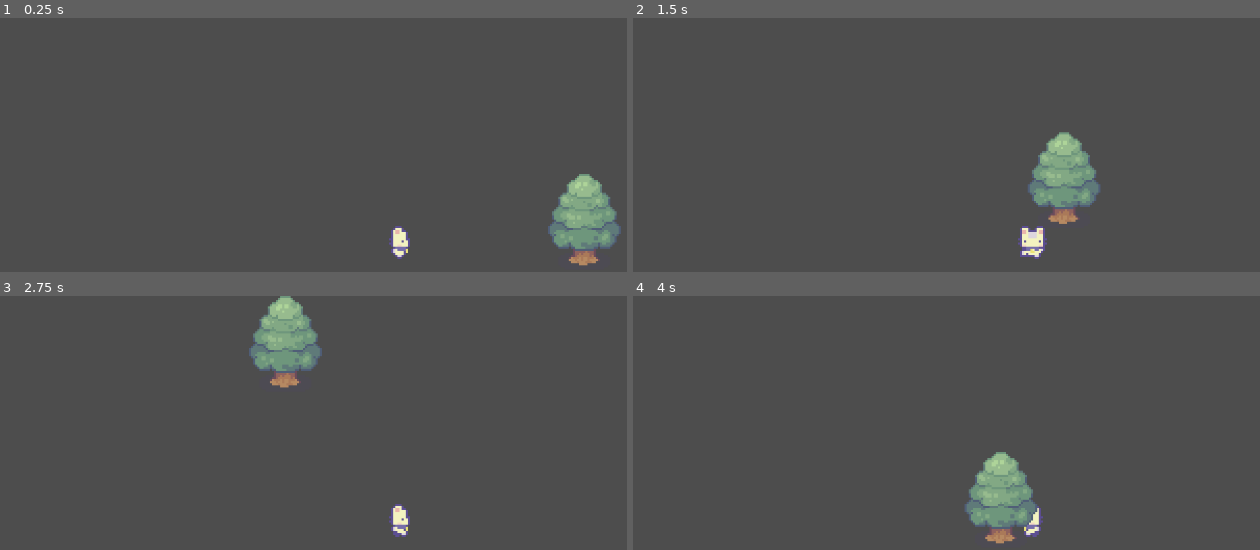
Above: before the commit, frames 1-4 (two rows, left to right).
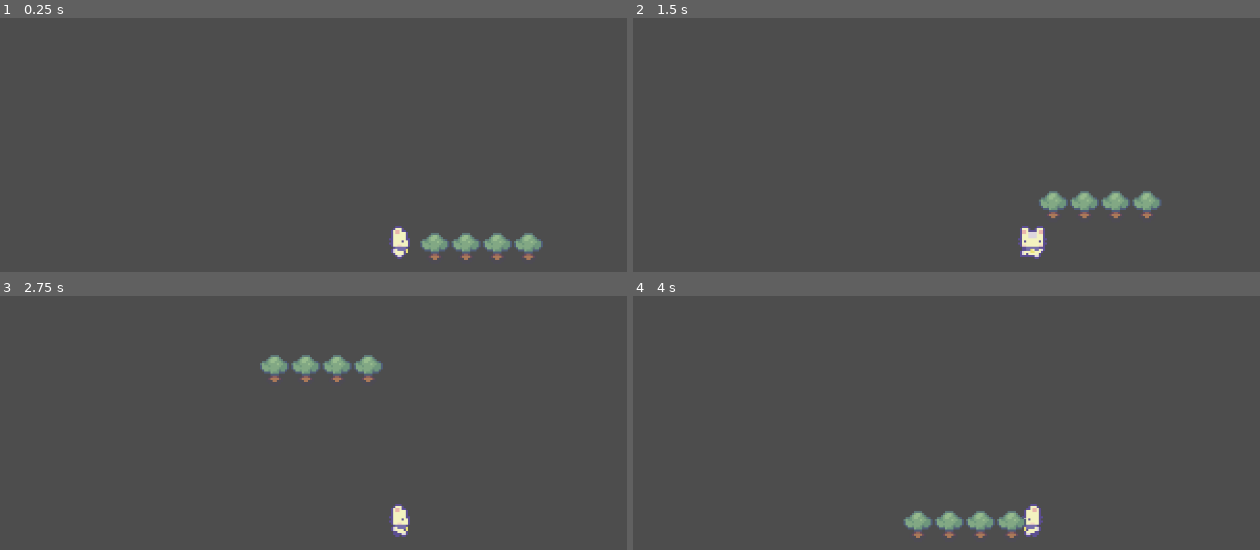
Above: after the commit, the same moments.

Repository: gyetvaitamas/mono-s-garden
Game: Godot game, scene res://scenes/level.tscn
Two runs of this game, one before a commit and one after it. Both use one fixed random seed, a clock stepped at 60 frames per second and the inputs below. The project has no main scene, so this scene is started directly.
Inputs:
- Up to frame 1 (0.25 s): no input
- Up to frame 2 (1.5 s): tap Enter at 0.5 s; hold Right (right) 0.53-1.28 s; hold Down (down) from 1.28 s (still down)
- Up to frame 3 (2.75 s): release Down (down) at 2.03 s; hold Right (right) from 2.03 s (still down)
- Up to frame 4 (4 s): release Right (right) at 2.78 s; hold Up (up) 2.78-3.53 s; hold Left (left) from 3.53 s (still down)

The runs differ from the first frame. In frame 1, 3.9% of the frame differs, in the area x 66-100%, y 61-98%; in frame 2, 3.2%; in frame 3, 3.3%; in frame 4, 3.3%.

Commit message:
Added growth object

Diff:
--- /dev/null
+++ b/data/wood/pine_tree.tres
@@ -0,0 +1,28 @@
+[gd_resource type="Resource" script_class="GrowthData" format=3 uid="uid://cfaus13coan6x"]
+
+[ext_resource type="Script" uid="uid://dpt46b0o3ivsf" path="res://scripts/growth_data.gd" id="1_l7vwm"]
+[ext_resource type="Texture2D" uid="uid://xhat2mfammdj" path="res://assets/Images/Plant update 2/Pine Tree Biome.png" id="2_6ndcp"]
+
+[sub_resource type="AtlasTexture" id="AtlasTexture_6ndcp"]
+atlas = ExtResource("2_6ndcp")
+region = Rect2(49, 32, 14, 15)
+
+[sub_resource type="AtlasTexture" id="AtlasTexture_wecon"]
+atlas = ExtResource("2_6ndcp")
+region = Rect2(64, 22, 16, 25)
+
+[sub_resource type="AtlasTexture" id="AtlasTexture_4p0k5"]
+atlas = ExtResource("2_6ndcp")
+region = Rect2(83, 16, 26, 31)
+
+[sub_resource type="AtlasTexture" id="AtlasTexture_ttu2j"]
+atlas = ExtResource("2_6ndcp")
+region = Rect2(119, 0, 35, 46)
+
+[resource]
+script = ExtResource("1_l7vwm")
+textures = Array[Texture2D]([SubResource("AtlasTexture_6ndcp"), SubResource("AtlasTexture_wecon"), SubResource("AtlasTexture_4p0k5"), SubResource("AtlasTexture_ttu2j")])
+texture_offsets = Array[float]([0.5, -5.0, -8.0, -14.0])
+age = 1
+rarity = 50
+metadata/_custom_type_script = "uid://dpt46b0o3ivsf"
--- a/scenes/level.tscn
+++ b/scenes/level.tscn
@@ -2,6 +2,7 @@
 
 [ext_resource type="PackedScene" uid="uid://hi0tjeb8awib" path="res://scenes/player.tscn" id="1_w7c3h"]
 [ext_resource type="PackedScene" uid="uid://xy37n27kndp0" path="res://scenes/objects/growth_object.tscn" id="2_w8frs"]
+[ext_resource type="Resource" uid="uid://cfaus13coan6x" path="res://data/wood/pine_tree.tres" id="3_w8frs"]
 
 [node name="Level" type="Node2D" unique_id=1982366552]
 
@@ -9,4 +10,17 @@
 position = Vector2(124, 76)
 
 [node name="GrowthBody" parent="." unique_id=581904856 instance=ExtResource("2_w8frs")]
-position = Vector2(213, 85)
+position = Vector2(141, 83)
+data = ExtResource("3_w8frs")
+
+[node name="GrowthBody2" parent="." unique_id=292318069 instance=ExtResource("2_w8frs")]
+position = Vector2(156, 83)
+data = ExtResource("3_w8frs")
+
+[node name="GrowthBody3" parent="." unique_id=1137802430 instance=ExtResource("2_w8frs")]
+position = Vector2(171, 83)
+data = ExtResource("3_w8frs")
+
+[node name="GrowthBody4" parent="." unique_id=1119007571 instance=ExtResource("2_w8frs")]
+position = Vector2(186, 83)
+data = ExtResource("3_w8frs")
--- a/scenes/objects/growth_object.tscn
+++ b/scenes/objects/growth_object.tscn
@@ -1,22 +1,25 @@
 [gd_scene format=3 uid="uid://xy37n27kndp0"]
 
 [ext_resource type="Texture2D" uid="uid://xhat2mfammdj" path="res://assets/Images/Plant update 2/Pine Tree Biome.png" id="1_14ioj"]
+[ext_resource type="Script" uid="uid://ce5760qt7jcgq" path="res://scripts/growth_object.gd" id="1_b83fa"]
 
 [sub_resource type="AtlasTexture" id="AtlasTexture_osvoj"]
 atlas = ExtResource("1_14ioj")
-region = Rect2(119, 0, 35, 46)
+region = Rect2(48, 32, 16, 16)
 
 [sub_resource type="RectangleShape2D" id="RectangleShape2D_tv3fo"]
-size = Vector2(16, 13)
+size = Vector2(8, 8)
 
 [node name="GrowthObject" type="StaticBody2D" unique_id=581904856]
+script = ExtResource("1_b83fa")
 
 [node name="Sprite2D" type="Sprite2D" parent="." unique_id=53165427]
-position = Vector2(0, -19)
+position = Vector2(0, -4.74)
 texture = SubResource("AtlasTexture_osvoj")
+offset = Vector2(0, 0.5)
 
 [node name="CollisionShape2D" type="CollisionShape2D" parent="." unique_id=266853886]
-position = Vector2(0, -5.5)
+position = Vector2(0, -4)
 shape = SubResource("RectangleShape2D_tv3fo")
 
 [node name="BreakingSound" type="AudioStreamPlayer2D" parent="." unique_id=1487226224]
--- a/scenes/player.tscn
+++ b/scenes/player.tscn
@@ -388,7 +388,7 @@
 }]
 
 [sub_resource type="RectangleShape2D" id="RectangleShape2D_g2els"]
-size = Vector2(14, 8)
+size = Vector2(12, 5)
 
 [sub_resource type="RectangleShape2D" id="RectangleShape2D_qhqgy"]
 size = Vector2(14, 6)
@@ -403,7 +403,7 @@
 frame_progress = 0.02970166
 
 [node name="CollisionShape2D" type="CollisionShape2D" parent="." unique_id=2121946979]
-position = Vector2(0, 4)
+position = Vector2(0, 4.5)
 shape = SubResource("RectangleShape2D_g2els")
 
 [node name="Camera2D" type="Camera2D" parent="." unique_id=26936204]
--- /dev/null
+++ b/scripts/growth_data.gd
@@ -0,0 +1,8 @@
+extends Resource
+class_name GrowthData
+
+@export var textures: Array[Texture2D]
+@export var texture_offsets: Array[float]
+@export var age: int
+@export var rarity: int
+# @export var ore_resource: OreResourceData
--- /dev/null
+++ b/scripts/growth_object.gd
@@ -0,0 +1,13 @@
+extends StaticBody2D
+
+var health: int
+var age: int
+
+@export var data: GrowthData
+@onready var sprite_2d: Sprite2D = $Sprite2D
+
+# Called when the node enters the scene tree for the first time.
+func _ready() -> void:
+	health = data.age
+	sprite_2d.texture = data.textures[data.age-1]
+	sprite_2d.offset.y = data.texture_offsets[data.age-1]
Not shown, added: scripts/growth_data.gd.uid
Not shown, added: scripts/growth_object.gd.uid
